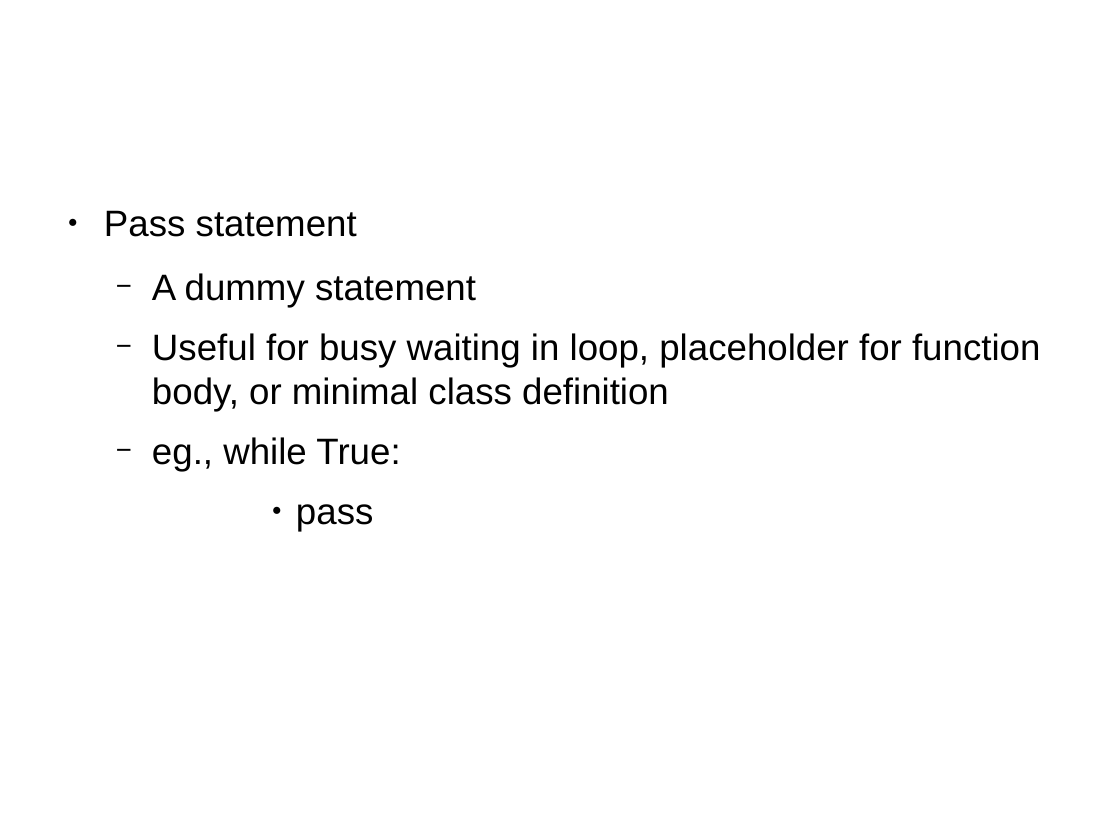
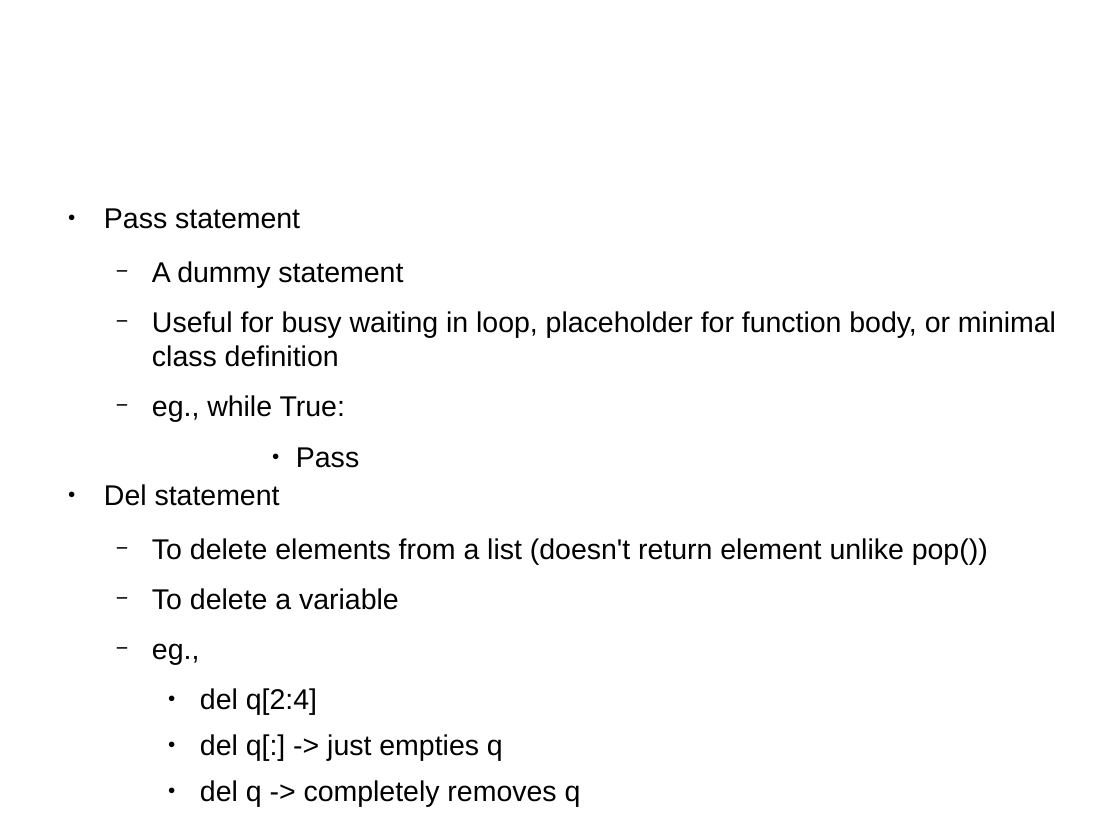
Before and after one commit to shikha-desai/Internship_PreWork, a slide deck: slide 25 of Python/Python_Notes.odp (slide 15 before the commit). Drawn at 1120x840 pixels with LibreOffice and Linux fonts; fonts in the diff are those of the drawing; background and template pictures are left out. Boxes give left, top, right and bottom in pixels: in the first picture for what was removed or moved away, otherwise in the second. Text is boxed around its words. In the diff, an @@ line names an element or a change of style, - is before the commit and + after.

```diff
--- a/Python/Python_Notes.odp
+++ b/Python/Python_Notes.odp
@@ text at box(104, 208, 1056, 422): size 26 to 20.1 pt in "Pass statement", "A dummy statement", "Useful for busy waiting in loop, placeholder ...", "eg., while True:" @@
@@ text at box(104, 447, 988, 807): text changed; size 26 to 20.1 pt @@
-        ● pass
+        ● Pass
+● Del statement
+  − To delete elements from a list (doesn't return element unlike pop())
+  − To delete a variable
+  − eg.,
+    ● del q[2:4]
+    ● del q[:] -> just empties q
+    ● del q -> completely removes q
```
Also in this commit, not shown: 9 other slides changed, 24 slides added, 3 other files.
